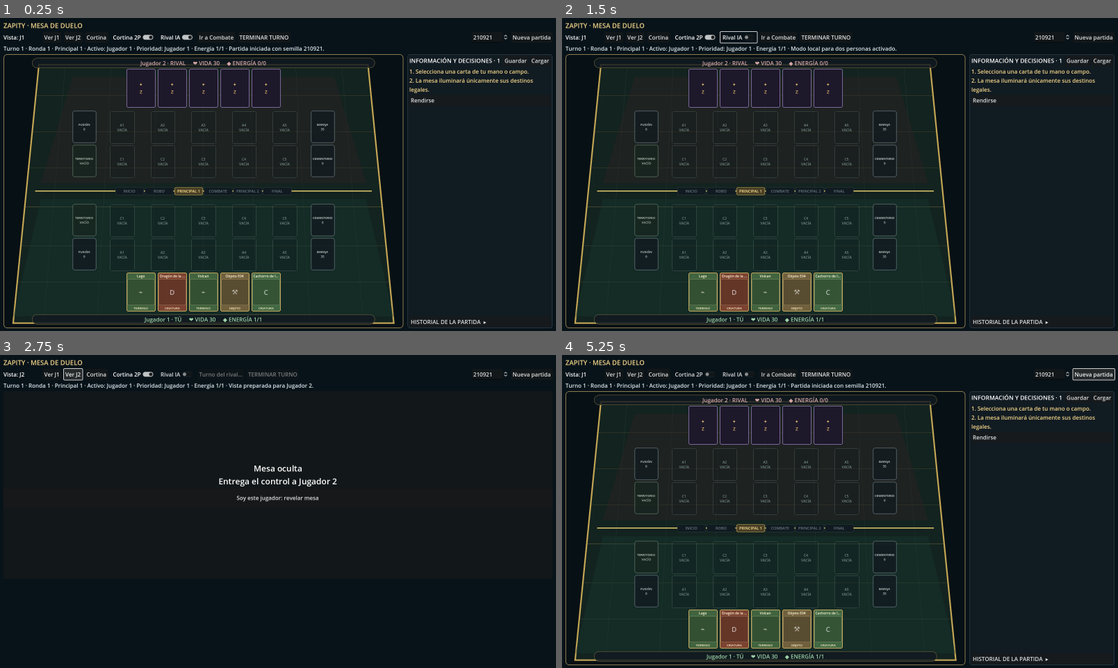
Above: before the commit, frames 1-4 (two rows, left to right).
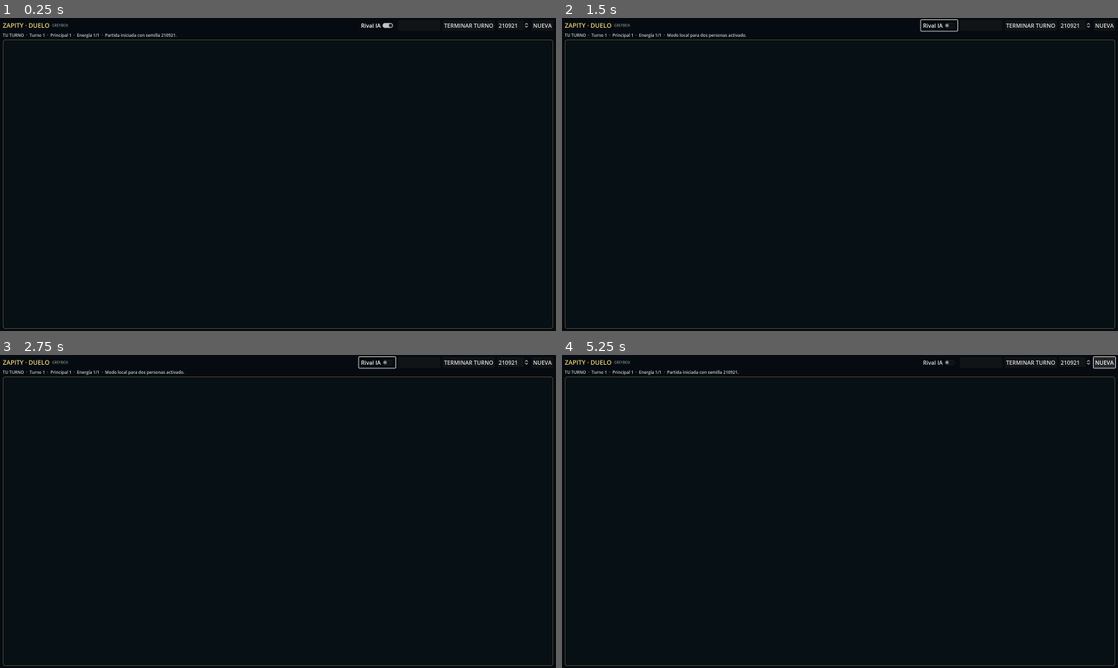
Above: after the commit, the same moments.

Repository: danielmariabardillo1412-creator/juego-de-carta-propio-
Game: Godot game, scene res://demo/juego_cartas_table.tscn
The game is run twice, just before and just after one commit, with the same random seed, the same clock (stepped at 60 frames per second) and the same inputs.
Inputs (mouse positions are in pixels of both pictures, inside the frame that each line leads up to):
- Up to frame 1 (0.25 s): no input
- Up to frame 2 (1.5 s): click (612, 36) at 0.5 s, where only the run before the commit has a clickable "Ver J1"; click "Rival IA" at 1.25 s
- Up to frame 3 (2.75 s): click (72, 373) at 2 s, where only the run before the commit has a clickable "Ver J2"
- Up to frame 4 (5.25 s): click (979, 361) at 2.77 s; click (656, 373) at 3.5 s, where only the run before the commit has a clickable "Cortina"; click (695, 373) at 4.25 s, where only the run before the commit has a clickable "Cortina 2P"; click "Nueva partida" (after the commit: "NUEVA") at 5 s

The runs differ from the first frame. In frame 1, 26% of the frame differs, in the area x 0-100%, y 1-100%; in frame 2, 26%; in frame 3, 2.6%; in frame 4, 27%, in the area x 0-100%, y 0-100%.
Error after the commit: Parse Error: Cannot infer the type of "y" variable because the value doesn't have a set type. (res://demo/duel_table_backdrop_greybox.gd:43)

Commit message:
Use greybox table presentation

Diff:
--- a/demo/juego_cartas_table.tscn
+++ b/demo/juego_cartas_table.tscn
@@ -1,6 +1,6 @@
 [gd_scene load_steps=2 format=3]
 
-[ext_resource path="res://demo/juego_cartas_table.gd" type="Script" id="1"]
+[ext_resource path="res://demo/juego_cartas_table_greybox.gd" type="Script" id="1"]
 
 [node name="JuegoCartasTable" type="Control"]
 layout_mode = 3
